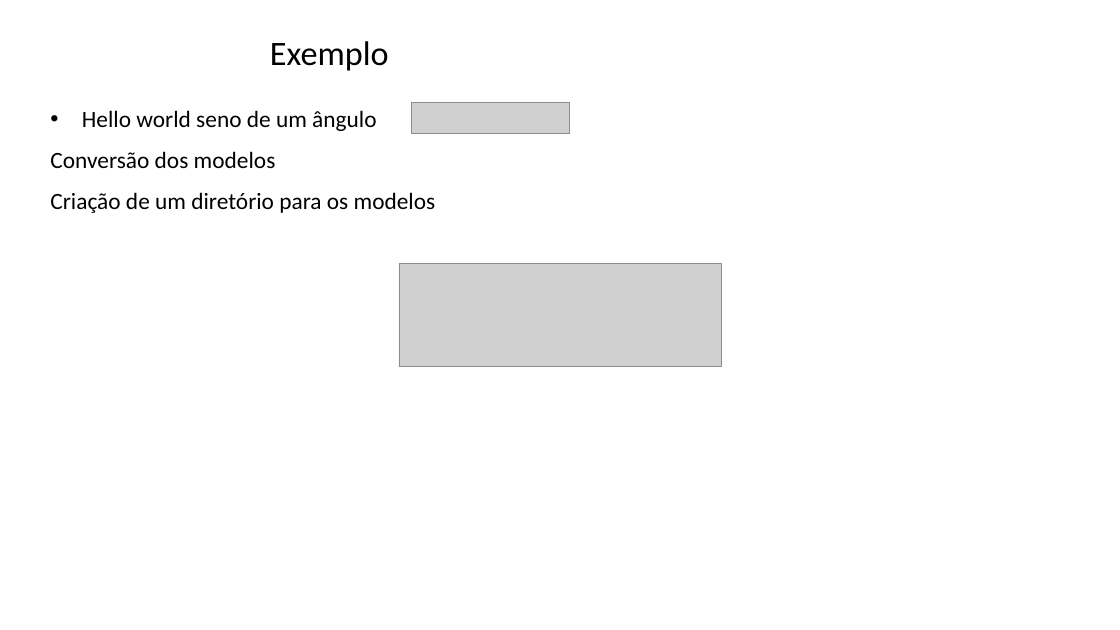
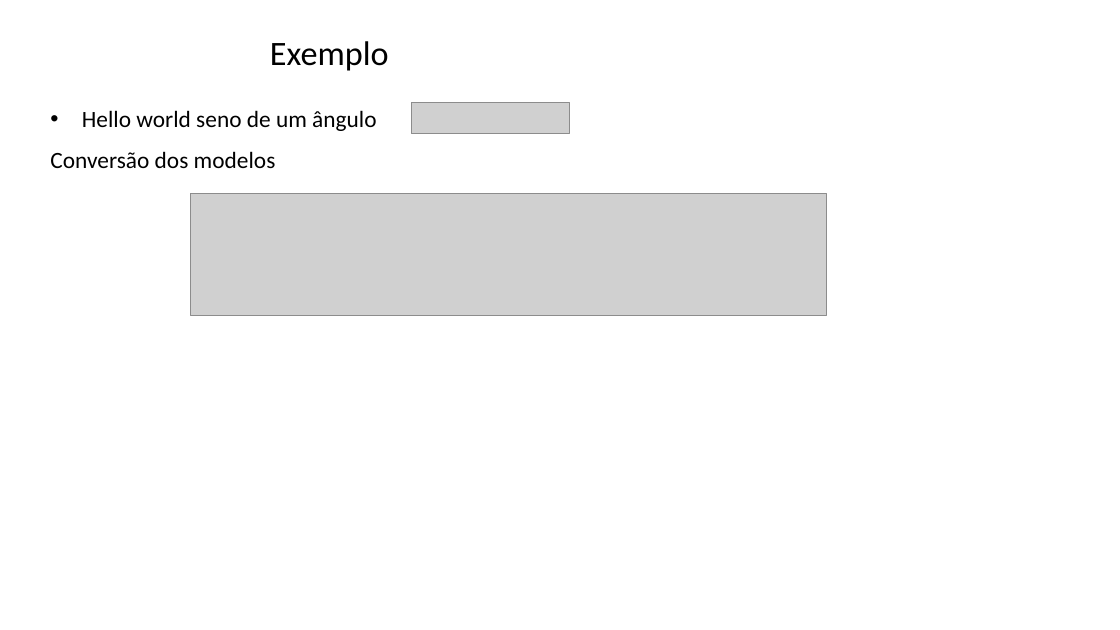
Before and after one commit to zz4fap/tp557-iot-ml, a slide deck: slide 58 of slides/TP557_14_introducao_tensorflowlite.pptx. Drawn at 1120x630 pixels with LibreOffice and Linux fonts; fonts in the diff are those of the drawing; grey boxes stand for pictures; background and template pictures are left out. Boxes give left, top, right and bottom in pixels: in the first picture for what was removed or moved away, otherwise in the second. Text is boxed around its words. In the diff, an @@ line names an element or a change of style, - is before the commit and + after.

```diff
--- a/slides/TP557_14_introducao_tensorflowlite.pptx
+++ b/slides/TP557_14_introducao_tensorflowlite.pptx
@@ text at bbox=[50, 192, 436, 213]: paragraph removed @@
-Criação de um diretório para os modelos
@@ picture added at bbox=[190, 193, 827, 315] @@
@@ picture removed at bbox=[399, 263, 721, 366] @@
```
Also in this commit, not shown: 3 other slides changed.
